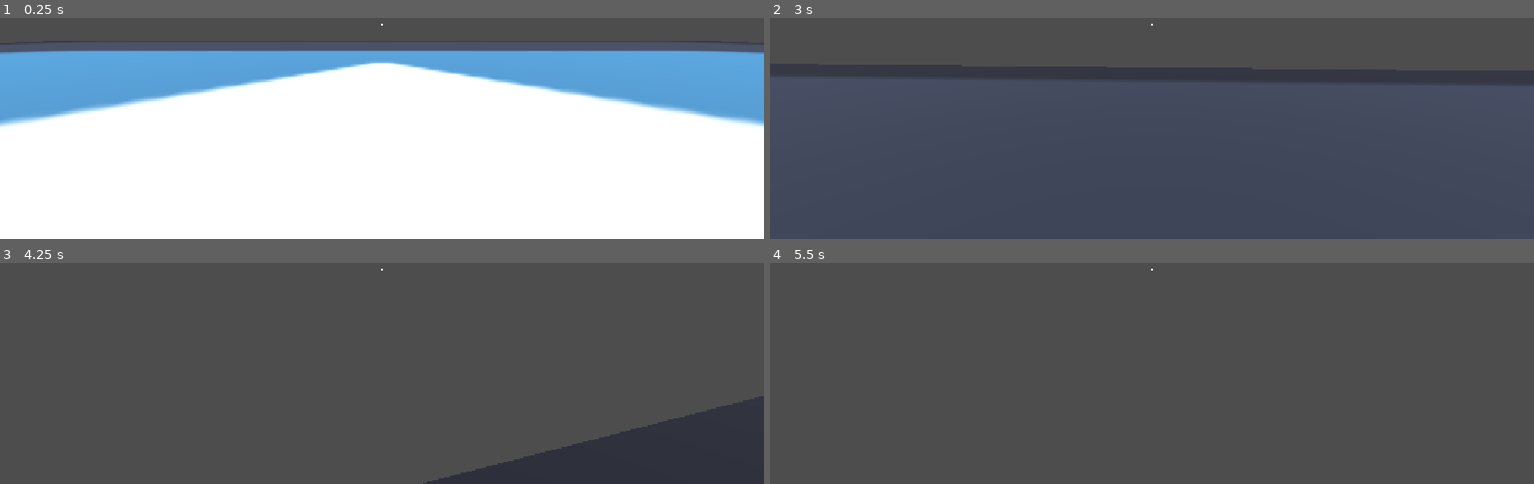
Above: before the commit, frames 1-4 (two rows, left to right).
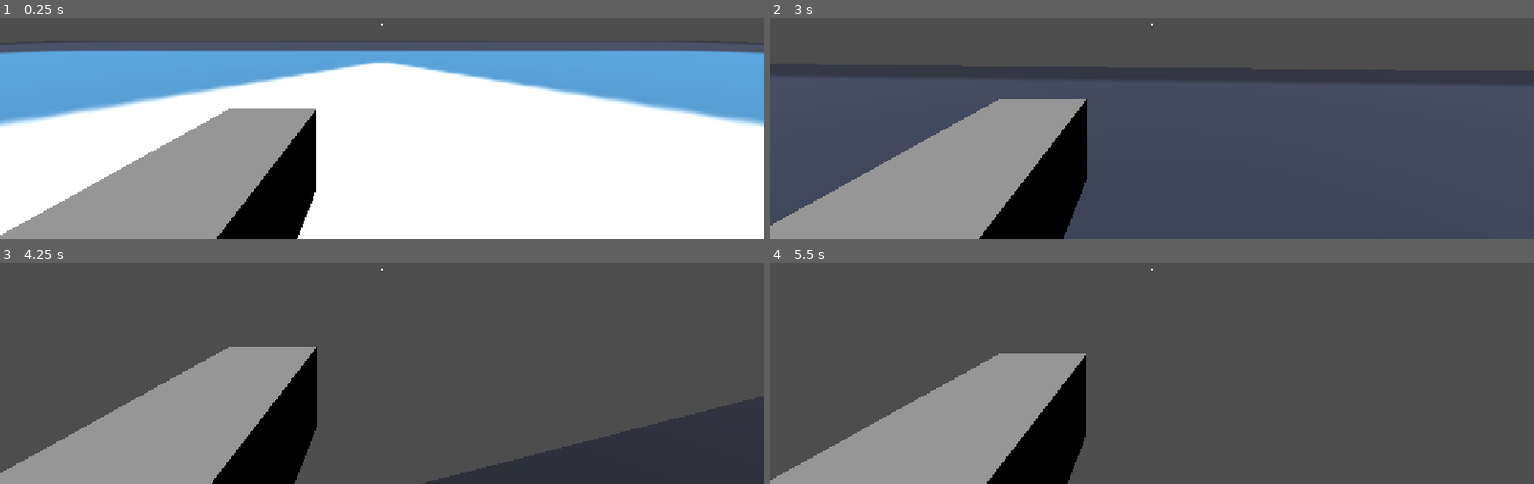
Above: after the commit, the same moments.

Repository: Pedr0P4/poverty
Game: Godot game, scene res://scene/world.tscn
Same seed, same stepped clock (60 frames per second), same inputs: the game is played once before the commit and once after it. The engine's default icon, where the game draws it, is replaced by a stand-in: a white triangle on a blue panel in a dark square.
Inputs (mouse positions are in pixels of both pictures, inside the frame that each line leads up to):
- Up to frame 1 (0.25 s): no input
- Up to frame 2 (3 s): tap Enter (ui_accept) at 0.5, 0.77, 1.52 s; move the mouse to (1190, 22) at 0.52 s; hold W (mv_up) from 0.53 s (still down); click (1190, 22) at 0.6 s; move the mouse to (1113, 26) at 1.27 s; click (1113, 26) at 1.35 s; move the mouse to (outside the picture) at 2.02 s; hold Shift (mv_run) 2.03-2.78 s; click (outside the picture) at 2.3 s; move the mouse to (1144, 31) at 2.77 s; click (1144, 31) at 2.85 s
- Up to frame 3 (4.25 s): keep holding W (mv_up); tap Enter (ui_accept) at 3.02, 3.77 s; move the mouse to (435, 274) at 3.52 s; click (435, 274) at 3.6 s
- Up to frame 4 (5.5 s): keep holding W (mv_up); move the mouse to (1090, 265) at 4.27 s; tap Shift (mv_run) at 4.35 s; tap Enter (ui_accept) at 4.52, 5 s; click (1090, 265) at 4.55 s; move the mouse to (1159, 269) at 5.02 s; click (1159, 269) at 5.1 s

The runs differ from the first frame. In frame 1, 16% of the frame differs, in the area x 0-42%, y 40-100%; in frame 2, 17%, in the area x 0-42%, y 36-100%; in frame 3, 17%; in frame 4, 16%.

Commit message:
Implementando lógica de duplo raycast no tiro

Diff:
--- a/scene/decal.tscn
+++ b/scene/decal.tscn
@@ -1,6 +1,6 @@
 [gd_scene format=3 uid="uid://ev8od3yeojes"]
 
-[ext_resource type="Texture2D" uid="uid://dhdsayc4gkdir" path="res://decal1.png" id="1_5cv7o"]
+[ext_resource type="Texture2D" uid="uid://c88iyiub0mbgt" path="res://assets/decals/decal1.png" id="1_5cv7o"]
 
 [node name="Decal" type="Decal" unique_id=955296211]
 size = Vector3(0.5, 0.5, 0.5)
--- a/scene/player.tscn
+++ b/scene/player.tscn
@@ -2,6 +2,7 @@
 
 [ext_resource type="Script" uid="uid://bw0dsmikt7p1e" path="res://script/player.gd" id="1_xo3ru"]
 [ext_resource type="Script" uid="uid://b5adeda5xysas" path="res://script/camera.gd" id="2_hjaqi"]
+[ext_resource type="PackedScene" uid="uid://cntx413cvd5lv" path="res://scene/rifle.tscn" id="3_fvtld"]
 
 [sub_resource type="CapsuleMesh" id="CapsuleMesh_d78xx"]
 
@@ -24,6 +25,9 @@
 [node name="Camera" type="Camera3D" parent="Head/VHead" unique_id=363091571]
 script = ExtResource("2_hjaqi")
 
+[node name="Rifle" parent="." unique_id=2048976162 instance=ExtResource("3_fvtld")]
+transform = Transform3D(0.30942747, 0, 0, 0, 0.28587717, 0, 0, 0, 1, -0.38549113, 0.029265106, -0.48681056)
+
 [node name="CanvasLayer" type="CanvasLayer" parent="." unique_id=1465648275]
 
 [node name="ColorRect" type="ColorRect" parent="CanvasLayer" unique_id=1836696238]
--- /dev/null
+++ b/scene/rifle.tscn
@@ -0,0 +1,14 @@
+[gd_scene format=3 uid="uid://cntx413cvd5lv"]
+
+[ext_resource type="Script" uid="uid://cwo03m61fp5r" path="res://script/rifle.gd" id="1_000o2"]
+
+[sub_resource type="BoxMesh" id="BoxMesh_d78xx"]
+
+[node name="Rifle" type="MeshInstance3D" unique_id=2048976162 node_paths=PackedStringArray("begin")]
+transform = Transform3D(0.30942747, 0, 0, 0, 0.28587717, 0, 0, 0, 1, 0, 0, 0)
+mesh = SubResource("BoxMesh_d78xx")
+script = ExtResource("1_000o2")
+begin = NodePath("Begin")
+
+[node name="Begin" type="Marker3D" parent="." unique_id=1485061305]
+transform = Transform3D(1, 0, 0, 0, 1, 0, 0, 0, 1, 0, 0, -0.5014136)
--- a/scene/world.tscn
+++ b/scene/world.tscn
@@ -10,6 +10,11 @@
 [sub_resource type="PlaneMesh" id="PlaneMesh_77rdg"]
 
 [sub_resource type="WorldBoundaryShape3D" id="WorldBoundaryShape3D_d78xx"]
+
+[sub_resource type="BoxMesh" id="BoxMesh_d78xx"]
+
+[sub_resource type="ConcavePolygonShape3D" id="ConcavePolygonShape3D_w4qq1"]
+data = PackedVector3Array(-0.5, 0.5, 0.5, 0.5, 0.5, 0.5, -0.5, -0.5, 0.5, 0.5, 0.5, 0.5, 0.5, -0.5, 0.5, -0.5, -0.5, 0.5, 0.5, 0.5, -0.5, -0.5, 0.5, -0.5, 0.5, -0.5, -0.5, -0.5, 0.5, -0.5, -0.5, -0.5, -0.5, 0.5, -0.5, -0.5, 0.5, 0.5, 0.5, 0.5, 0.5, -0.5, 0.5, -0.5, 0.5, 0.5, 0.5, -0.5, 0.5, -0.5, -0.5, 0.5, -0.5, 0.5, -0.5, 0.5, -0.5, -0.5, 0.5, 0.5, -0.5, -0.5, -0.5, -0.5, 0.5, 0.5, -0.5, -0.5, 0.5, -0.5, -0.5, -0.5, 0.5, 0.5, 0.5, -0.5, 0.5, 0.5, 0.5, 0.5, -0.5, -0.5, 0.5, 0.5, -0.5, 0.5, -0.5, 0.5, 0.5, -0.5, -0.5, -0.5, 0.5, 0.5, -0.5, 0.5, -0.5, -0.5, -0.5, 0.5, -0.5, 0.5, 0.5, -0.5, -0.5, -0.5, -0.5, -0.5)
 
 [node name="World" type="Node3D" unique_id=322937012]
 
@@ -32,3 +37,12 @@
 
 [node name="TestTarget" parent="." unique_id=760889980 instance=ExtResource("3_w4qq1")]
 transform = Transform3D(1, 0, 0, 0, 1, 0, 0, 0, 1, 0, 1.3019276, 17.340027)
+
+[node name="MeshInstance3D" type="MeshInstance3D" parent="." unique_id=645026825]
+transform = Transform3D(2.1636958, 0, 0, 0, 3.5588753, 0, 0, 0, 1, 2.7944589, 1.736228, 0)
+mesh = SubResource("BoxMesh_d78xx")
+
+[node name="StaticBody3D" type="StaticBody3D" parent="MeshInstance3D" unique_id=212472053]
+
+[node name="CollisionShape3D" type="CollisionShape3D" parent="MeshInstance3D/StaticBody3D" unique_id=1705759255]
+shape = SubResource("ConcavePolygonShape3D_w4qq1")
--- a/script/camera.gd
+++ b/script/camera.gd
@@ -2,7 +2,7 @@
 
 const MAX_RANGE: float = 2000.0
 
-@onready var camera: Camera3D = $"."
+@onready var weapon: Weapon = $"../../../Rifle";
 
 @export var bullet_decal: PackedScene = preload("res://scene/decal.tscn")
 
@@ -15,24 +15,26 @@
 	var space_state := get_world_3d().direct_space_state
 	var center_screen := get_viewport().get_visible_rect().size / 2
 
-	var origin := camera.project_ray_origin(center_screen)
-	var end := origin + (camera.project_ray_normal(center_screen) * MAX_RANGE)
+	var origin := project_ray_origin(center_screen)
+	var end := origin + (project_ray_normal(center_screen) * MAX_RANGE)
 
 	var query := PhysicsRayQueryParameters3D.create(origin, end)
-	query.exclude = [self]
 	query.collision_mask = 1
 
 	var result := space_state.intersect_ray(query)
+	var weapon_target := end
 	if result:
-		var target = result.collider
-		var point: Vector3 = result.position
-		var normal: Vector3 = result.normal
+		weapon_target = result.position
+	if weapon:
+		var weapon_begin = weapon.begin.global_position
 
-		DecalGlobal.apply_decal(point, normal, target)
+		var weapon_query := PhysicsRayQueryParameters3D.create(weapon_begin, weapon_target)
+		weapon_query.collision_mask = 1
 
-		if target.has_method("hit"):
-			target.hit();
-		else:
-			print("Bati em algo sem hit")
-	else:
-		print("Nada")
+		var weapon_result := space_state.intersect_ray(weapon_query)
+		if weapon_result:
+			var weapon_collider = weapon_result.collider
+			var weapon_point = weapon_result.position
+			var weapon_normal = weapon_result.normal
+
+			DecalGlobal.apply_decal(weapon_point, weapon_normal, weapon_collider)
--- a/script/decal.gd
+++ b/script/decal.gd
@@ -25,5 +25,6 @@
 	decal.look_at(point + normal, up_dir)
 	decal.rotate_object_local(Vector3.RIGHT, rad_to_deg(90))
 	decal.visible = true
+	decal.scale = Vector3.ONE / 4
 
 	curr_index = (curr_index + 1) % max_decals
--- /dev/null
+++ b/script/rifle.gd
@@ -0,0 +1 @@
+extends Weapon
--- /dev/null
+++ b/script/weapon.gd
@@ -0,0 +1,4 @@
+class_name Weapon
+extends Node
+
+@export var begin: Marker3D
Binary file added: assets/decals/decal2.png
Not shown, added: assets/decals/decal2.png.import
Not shown, added: script/rifle.gd.uid
Not shown, added: script/weapon.gd.uid
